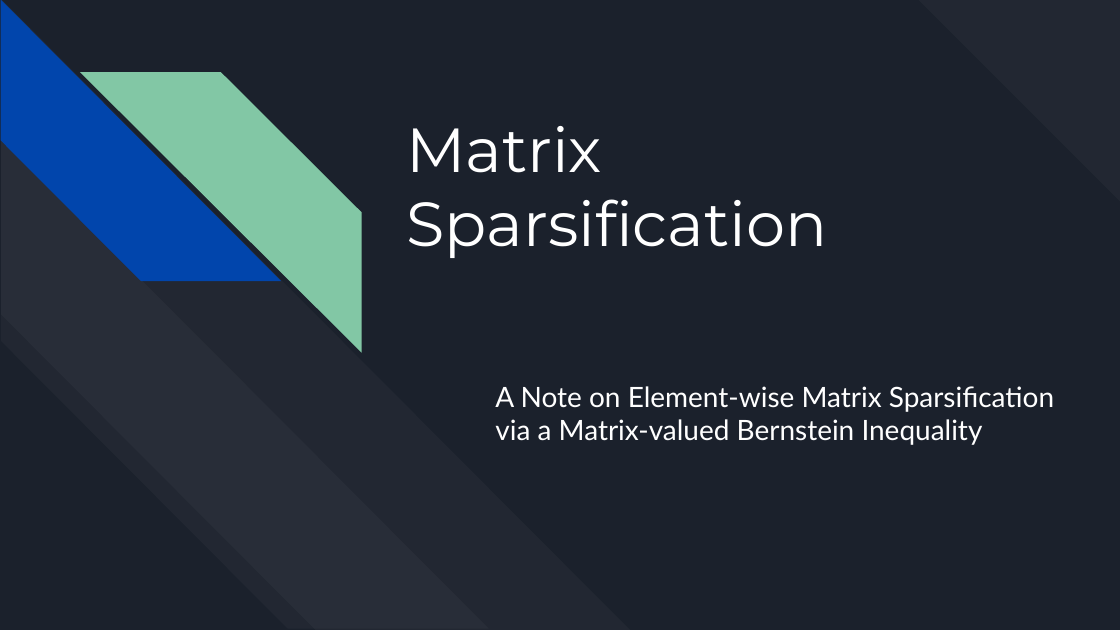
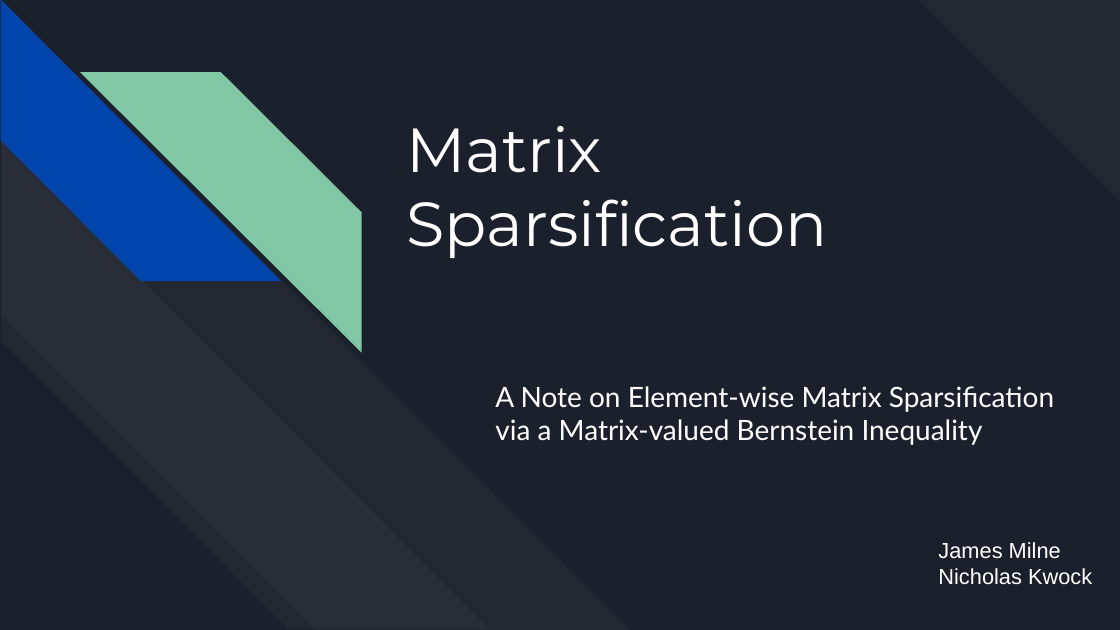
Before and after one commit to milnej/Matrix_Sparsification_Experiments, a slide deck: slide 1 of output_images/Matrix Sparsification Presentation.pptx. Drawn at 1120x630 pixels with LibreOffice and Linux fonts; fonts in the diff are those of the drawing. Boxes give left, top, right and bottom in pixels: in the first picture for what was removed or moved away, otherwise in the second. Text is boxed around its words. In the diff, an @@ line names an element or a change of style, - is before the commit and + after.

```diff
--- a/output_images/Matrix Sparsification Presentation.pptx
+++ b/output_images/Matrix Sparsification Presentation.pptx
@@ text added at [938,542,1092,585], 14 pt, text #FFFFFF @@
+James Milne
+Nicholas Kwock
```
Also in this commit, not shown: 2 other slides changed.
